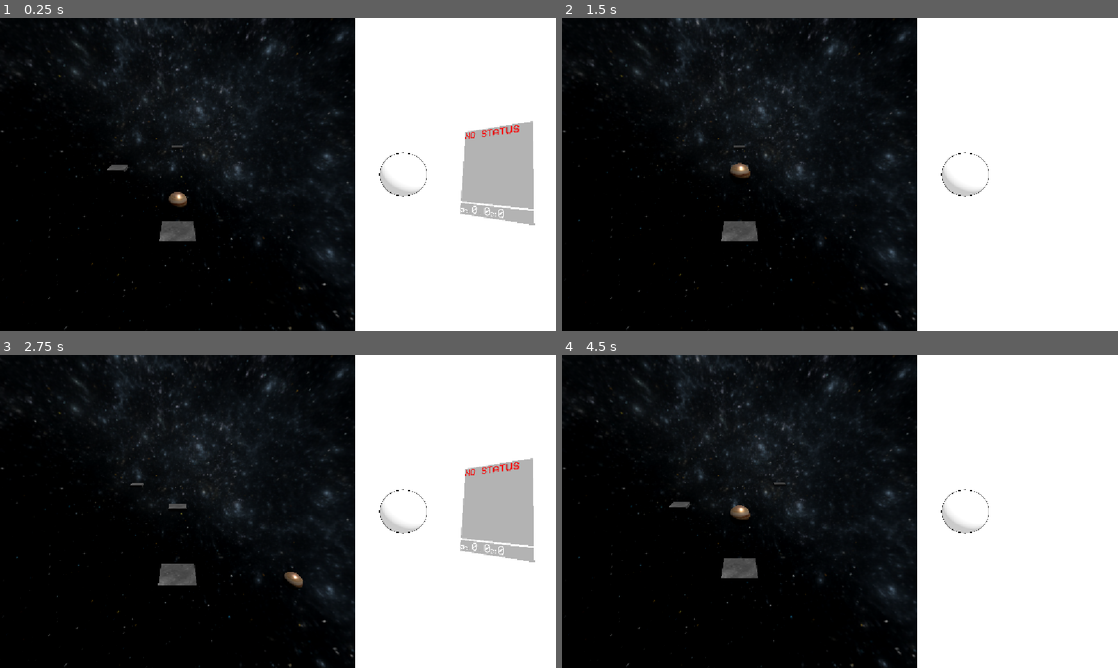
Above: before the commit, frames 1-4 (two rows, left to right).
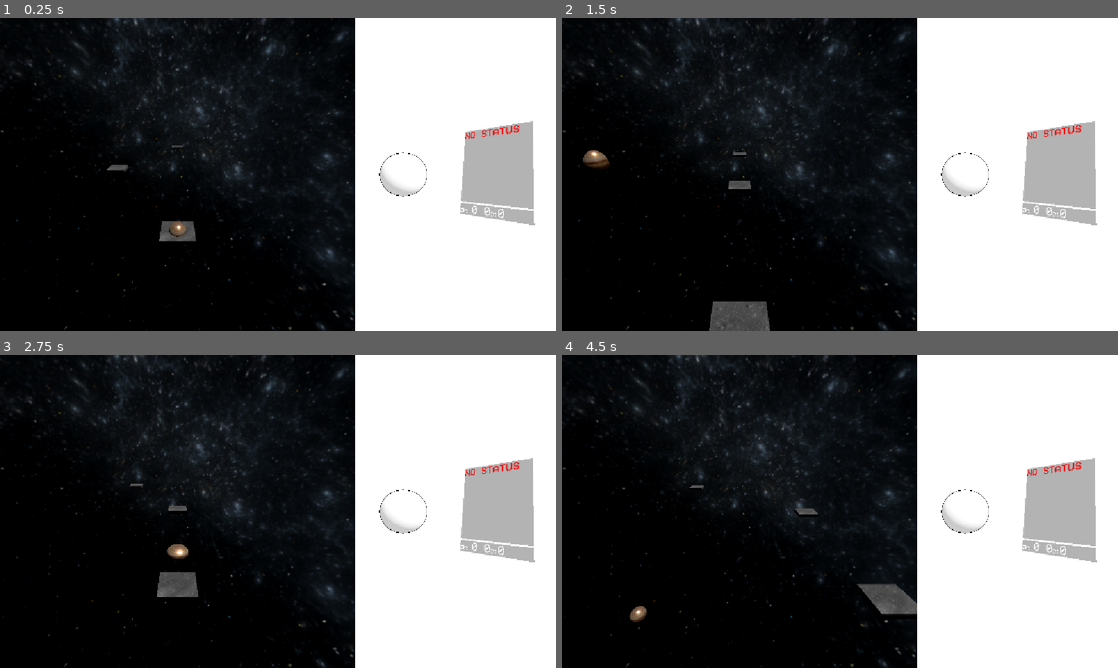
Above: after the commit, the same moments.

Repository: AnCarsenat/DopamineBounce
Game: Godot game, scene res://main_game.tscn
The game is run twice, just before and just after one commit, with the same random seed, the same clock (stepped at 60 frames per second) and the same inputs.
Inputs (mouse positions are in pixels of both pictures, inside the frame that each line leads up to):
- Up to frame 1 (0.25 s): no input
- Up to frame 2 (1.5 s): move the mouse to (962, 158) at 0.52 s; hold Right (move_right) 0.53-1.28 s; click (962, 158) at 0.67 s; tap Space (jump) at 0.77 s; move the mouse to (728, 190) at 1.27 s; hold Left (move_left) from 1.28 s (still down); click (728, 190) at 1.42 s
- Up to frame 3 (2.75 s): tap Space (jump) at 1.52 s; move the mouse to (333, 442) at 2.02 s; release Left (move_left) at 2.03 s; hold Right (move_right) from 2.03 s (still down); click (333, 442) at 2.17 s
- Up to frame 4 (4.5 s): move the mouse to (812, 574) at 2.77 s; click (812, 574) at 2.92 s; tap Space (jump) at 3.02, 3.77 s; move the mouse to (1006, 558) at 3.52 s; release Right (move_right) at 3.53 s; hold Left (move_left) from 3.53 s (still down); click (1006, 558) at 3.67 s; move the mouse to (673, 464) at 4.27 s; click (673, 464) at 4.42 s

The runs differ from the first frame. In frame 1, 0.2% of the frame differs, in the area x 30-34%, y 55-70%; in frame 2, 5.5%, in the area x 3-97%, y 32-100%; in frame 3, 0.8%; in frame 4, 5.2%.

Commit message:
EEEEEEE

Diff:
--- /dev/null
+++ b/dopamine-bouce/annoying_ball_that_bounces.gd
@@ -0,0 +1,19 @@
+extends Node3D
+
+@onready var bounceTimer = $BounceTimer
+
+@onready var ball = $Ball
+# Called when the node enters the scene tree for the first time.
+func _ready() -> void:
+	pass # Replace with function body.
+	bounceTimer.timeout.connect(apply_rand_impulse)
+
+# Called every frame. 'delta' is the elapsed time since the previous frame.
+func _process(delta: float) -> void:
+	pass
+
+func apply_rand_impulse()->void:
+	var impulseVec = Vector3(randf_range(0.,20),randf_range(0.,20),randf_range(0.,20))
+	print("applied")
+	print(impulseVec)
+	ball.apply_impulse(impulseVec)
--- /dev/null
+++ b/dopamine-bouce/annoying_ball_that_bounces.tscn
@@ -0,0 +1,87 @@
+[gd_scene format=3 uid="uid://jrda06upwqix"]
+
+[ext_resource type="Script" uid="uid://bsetdlggsu0fy" path="res://annoying_ball_that_bounces.gd" id="1_jqvsi"]
+[ext_resource type="Shader" uid="uid://nmjys4mjagdx" path="res://clicker_game_edge_shader.gdshader" id="2_5wwyc"]
+
+[sub_resource type="SphereShape3D" id="SphereShape3D_jxcdy"]
+radius = 3.0
+
+[sub_resource type="ShaderMaterial" id="ShaderMaterial_5wwyc"]
+render_priority = 0
+shader = ExtResource("2_5wwyc")
+shader_parameter/edge_color = Color(0, 0, 0, 1)
+shader_parameter/threshold = 0.0
+shader_parameter/blend = 0.01
+shader_parameter/enable_depth_pass = true
+shader_parameter/threshold_depth = 0.0
+shader_parameter/blend_depth = 0.01
+shader_parameter/distance_fade_length = 50.0
+shader_parameter/distance_fade_blend = 20.0
+
+[sub_resource type="StandardMaterial3D" id="StandardMaterial3D_wxra2"]
+next_pass = SubResource("ShaderMaterial_5wwyc")
+
+[sub_resource type="SphereMesh" id="SphereMesh_jxcdy"]
+material = SubResource("StandardMaterial3D_wxra2")
+radius = 3.0
+height = 6.0
+
+[sub_resource type="WorldBoundaryShape3D" id="WorldBoundaryShape3D_5wwyc"]
+
+[node name="AnnoyingBallThatBounces" type="Node3D" unique_id=917845389]
+script = ExtResource("1_jqvsi")
+
+[node name="DirectionalLight3D" type="DirectionalLight3D" parent="." unique_id=1145289202]
+transform = Transform3D(0.97141725, -0.16808131, 0.16762203, 0.060343966, 0.85779583, 0.51043576, -0.2295802, -0.48573115, 0.8434205, 0.7506418, 12.046057, 10.830569)
+
+[node name="Ball" type="RigidBody3D" parent="." unique_id=153181341]
+transform = Transform3D(1, 0, 0, 0, 1, 0, 0, 0, 1, -19.707571, 2, 0)
+mass = 0.115
+
+[node name="CollisionShape3D" type="CollisionShape3D" parent="Ball" unique_id=637921651]
+shape = SubResource("SphereShape3D_jxcdy")
+debug_color = Color(0.8921234, 0, 0.19360057, 0.41960785)
+
+[node name="visibleShape3D" type="MeshInstance3D" parent="Ball" unique_id=1160983758]
+mesh = SubResource("SphereMesh_jxcdy")
+
+[node name="GroundCol" type="StaticBody3D" parent="." unique_id=216231350]
+transform = Transform3D(1, 0, 0, 0, 1, 0, 0, 0, 1, -0.5, -0.4995, 0)
+
+[node name="CollisionShape3D" type="CollisionShape3D" parent="GroundCol" unique_id=1034275518]
+transform = Transform3D(5.09, 0, 0, 0, 5.09, 0, 0, 0, 5.09, 0, -8, 0)
+shape = SubResource("WorldBoundaryShape3D_5wwyc")
+debug_color = Color(1, 0.5372549, 0.6745098, 1)
+
+[node name="CollisionShape3D6" type="CollisionShape3D" parent="GroundCol" unique_id=1536911516]
+transform = Transform3D(-5.325, -8.040526e-07, 0, 8.040526e-07, -5.325, 0, 0, 0, 5.325, 0, 9, 0)
+shape = SubResource("WorldBoundaryShape3D_5wwyc")
+debug_color = Color(1, 0.5372549, 0.6745098, 1)
+
+[node name="CollisionShape3D2" type="CollisionShape3D" parent="GroundCol" unique_id=776123347]
+transform = Transform3D(-1.6828884e-07, 3.85, 0, -3.85, -1.6828884e-07, 0, 0, 0, 3.85, -26.221428, 0, 0)
+shape = SubResource("WorldBoundaryShape3D_5wwyc")
+debug_color = Color(1, 0.5372549, 0.6745098, 1)
+
+[node name="CollisionShape3D7" type="CollisionShape3D" parent="GroundCol" unique_id=1489095437]
+transform = Transform3D(1.4883727e-07, -3.405, -5.141407e-07, -3.405, -1.4883727e-07, 0, -2.2473803e-14, 5.141407e-07, -3.405, 28.281864, 0, 0)
+shape = SubResource("WorldBoundaryShape3D_5wwyc")
+debug_color = Color(1, 0.5372549, 0.6745098, 1)
+
+[node name="CollisionShape3D4" type="CollisionShape3D" parent="GroundCol" unique_id=2067804062]
+transform = Transform3D(-1.3332479e-14, 3.0501153e-07, -4.04, -4.04, -1.7659401e-07, 1.7110065e-21, -1.7659401e-07, 4.04, 3.0501153e-07, 0, 0, -9)
+shape = SubResource("WorldBoundaryShape3D_5wwyc")
+debug_color = Color(1, 0.5372549, 0.6745098, 1)
+
+[node name="CollisionShape3D5" type="CollisionShape3D" parent="GroundCol" unique_id=1454421739]
+transform = Transform3D(3.1049697e-14, -7.1033423e-07, 4.36, -4.36, -1.9058166e-07, 0, 1.9058166e-07, -4.36, -7.1033423e-07, 0, 0, 9)
+shape = SubResource("WorldBoundaryShape3D_5wwyc")
+debug_color = Color(1, 0.5372549, 0.6745098, 1)
+
+[node name="Camera3D" type="Camera3D" parent="." unique_id=665252520]
+transform = Transform3D(1, 0, 0, 0, 1, 0, 0, 0, 1, 0, -1, 52)
+fov = 16.0
+
+[node name="BounceTimer" type="Timer" parent="." unique_id=966643541]
+wait_time = 4.0
+autostart = true
--- a/dopamine-bouce/clicker_game.tscn
+++ b/dopamine-bouce/clicker_game.tscn
@@ -3,18 +3,9 @@
 [ext_resource type="Script" uid="uid://0bmx323epuih" path="res://clicker_game.gd" id="1_2gcxp"]
 [ext_resource type="Shader" uid="uid://nmjys4mjagdx" path="res://clicker_game_edge_shader.gdshader" id="1_l1c2j"]
 [ext_resource type="Script" uid="uid://d1vd1ixmojic" path="res://camera_shake.gd" id="2_shake"]
+[ext_resource type="PackedScene" uid="uid://crvf82k6jh6en" path="res://world_environment.tscn" id="3_kcwbx"]
 [ext_resource type="FontFile" uid="uid://d22dvwe7o7jk" path="res://assets/VCR_OSD_MONO_1.001.ttf" id="4_3ob8g"]
 [ext_resource type="Script" uid="uid://eus218lrjveg" path="res://infohud_control.gd" id="5_yqv28"]
-
-[sub_resource type="Environment" id="Environment_jxcdy"]
-background_mode = 1
-background_color = Color(0.58103293, 0.581033, 0.58103275, 1)
-background_energy_multiplier = 2.0
-
-[sub_resource type="CameraAttributesPractical" id="CameraAttributesPractical_7fbwm"]
-
-[sub_resource type="Compositor" id="Compositor_2vgao"]
-compositor_effects = Array[CompositorEffect]([null])
 
 [sub_resource type="ShaderMaterial" id="ShaderMaterial_q14dx"]
 render_priority = 0
@@ -49,13 +40,7 @@
 [node name="CameraShake" type="Node" parent="Camera3D" unique_id=1048399468]
 script = ExtResource("2_shake")
 
-[node name="WorldEnvironment" type="WorldEnvironment" parent="." unique_id=158743390]
-environment = SubResource("Environment_jxcdy")
-camera_attributes = SubResource("CameraAttributesPractical_7fbwm")
-compositor = SubResource("Compositor_2vgao")
-
-[node name="DirectionalLight3D" type="DirectionalLight3D" parent="WorldEnvironment" unique_id=1304178671]
-transform = Transform3D(0.6261737, -0.46137038, 0.6285252, -0.10488581, 0.7489557, 0.6542661, -0.77259666, -0.47560763, 0.4205851, 0, 0, 0)
+[node name="WorldEnvironment" parent="." unique_id=119990254 instance=ExtResource("3_kcwbx")]
 
 [node name="MainBall" type="MeshInstance3D" parent="." unique_id=980756025]
 transform = Transform3D(1, 0, 0, 0, 1, 0, 0, 0, 1, -0.99387515, 0, 3.0931175)
--- a/dopamine-bouce/game_speed.gd
+++ b/dopamine-bouce/game_speed.gd
@@ -5,7 +5,7 @@
 ## multiplier is derived from it so one platform passes every beat. The music
 ## track whose BPM is closest plays, pitch-shifted to match the exact BPM.
 
-@export var start_bpm: float = 70.0
+@export var start_bpm: float = 105 #70.0
 @export var max_bpm: float = 105.0
 ## Seconds of play to go from start_bpm to max_bpm.
 @export var ramp_time: float = 90.0
@@ -16,8 +16,8 @@
 
 ## BPM -> track. Each track must start on a beat.
 var tracks := {
-	85.0: preload("res://assets/music/GameJam85.mp3"),
-	105.0: preload("res://assets/music/GameJam105.mp3"),
+	80.0: preload("res://assets/music/GameJam85.mp3"),
+	90.0: preload("res://assets/music/GameJam105.mp3"),
 }
 
 ## Seconds between platforms at multiplier 1. Set by the ball from its bounce physics.
@@ -36,6 +36,7 @@
 	for stream in tracks.values():
 		stream.loop = true
 	reset()
+
 
 
 ## Back to the start speed and silence. Called when the run (re)starts.
--- a/dopamine-bouce/main_game.tscn
+++ b/dopamine-bouce/main_game.tscn
@@ -3,6 +3,9 @@
 [ext_resource type="PackedScene" uid="uid://decu3cs0s0lst" path="res://clicker_game.tscn" id="1_1oj5k"]
 [ext_resource type="Script" uid="uid://thjv7iqbgftp" path="res://main_game.gd" id="1_ykeeq"]
 [ext_resource type="PackedScene" uid="uid://bctbs3vvobpj4" path="res://bounce_game.tscn" id="1_yx7mw"]
+[ext_resource type="PackedScene" uid="uid://jrda06upwqix" path="res://annoying_ball_that_bounces.tscn" id="4_6bm6p"]
+
+[sub_resource type="World3D" id="World3D_5wwyc"]
 
 [node name="MainGame" type="Control" unique_id=1541443667]
 layout_mode = 3
@@ -66,3 +69,20 @@
 [node name="JeuClicker" parent="HSplitContainer/ClickerContainer/SubViewport" unique_id=550232895 instance=ExtResource("1_1oj5k")]
 
 [node name="AudioStreamPlayer" type="AudioStreamPlayer" parent="." unique_id=1025139161]
+
+[node name="SubViewportContainer" type="SubViewportContainer" parent="." unique_id=279799736]
+layout_mode = 0
+offset_right = 1148.0
+offset_bottom = 647.0
+mouse_filter = 2
+stretch = true
+
+[node name="SubViewport" type="SubViewport" parent="SubViewportContainer" unique_id=1646936435]
+world_3d = SubResource("World3D_5wwyc")
+transparent_bg = true
+handle_input_locally = false
+gui_disable_input = true
+size = Vector2i(1148, 647)
+render_target_update_mode = 4
+
+[node name="AnnoyingBallThatBounces" parent="SubViewportContainer/SubViewport" unique_id=917845389 instance=ExtResource("4_6bm6p")]
--- a/dopamine-bouce/project.godot
+++ b/dopamine-bouce/project.godot
@@ -30,12 +30,14 @@
 "deadzone": 0.2,
 "events": [Object(InputEventKey,"resource_local_to_scene":false,"resource_name":"","device":-1,"window_id":0,"alt_press …(195 unchanged characters)…
 , Object(InputEventKey,"resource_local_to_scene":false,"resource_name":"","device":-1,"window_id":0,"alt_pressed":false …(183 unchanged characters)…
+, Object(InputEventMouseButton,"resource_local_to_scene":false,"resource_name":"","device":-1,"window_id":0,"alt_pressed":false,"shift_pressed":false,"ctrl_pressed":false,"meta_pressed":false,"button_mask":0,"position":Vector2(190, 7),"global_position":Vector2(199, 55),"factor":1.0,"button_index":9,"canceled":false,"pressed":true,"double_click":false,"script":null)
 ]
 }
 move_right={
 "deadzone": 0.2,
 "events": [Object(InputEventKey,"resource_local_to_scene":false,"resource_name":"","device":-1,"window_id":0,"alt_press …(195 unchanged characters)…
 , Object(InputEventKey,"resource_local_to_scene":false,"resource_name":"","device":-1,"window_id":0,"alt_pressed":false …(183 unchanged characters)…
+, Object(InputEventMouseButton,"resource_local_to_scene":false,"resource_name":"","device":-1,"window_id":0,"alt_pressed":false,"shift_pressed":false,"ctrl_pressed":false,"meta_pressed":false,"button_mask":0,"position":Vector2(151, 13),"global_position":Vector2(160, 61),"factor":1.0,"button_index":8,"canceled":false,"pressed":true,"double_click":false,"script":null)
 ]
 }
 jump={
--- /dev/null
+++ b/dopamine-bouce/world_environment.tscn
@@ -0,0 +1,19 @@
+[gd_scene format=3 uid="uid://crvf82k6jh6en"]
+
+[sub_resource type="Environment" id="Environment_jxcdy"]
+background_mode = 1
+background_color = Color(0.58103293, 0.581033, 0.58103275, 1)
+background_energy_multiplier = 2.0
+
+[sub_resource type="CameraAttributesPractical" id="CameraAttributesPractical_7fbwm"]
+
+[sub_resource type="Compositor" id="Compositor_2vgao"]
+compositor_effects = Array[CompositorEffect]([null])
+
+[node name="WorldEnvironment" type="WorldEnvironment" unique_id=119990254]
+environment = SubResource("Environment_jxcdy")
+camera_attributes = SubResource("CameraAttributesPractical_7fbwm")
+compositor = SubResource("Compositor_2vgao")
+
+[node name="DirectionalLight3D" type="DirectionalLight3D" parent="." unique_id=272254900]
+transform = Transform3D(0.6261737, -0.46137038, 0.6285252, -0.10488581, 0.7489557, 0.6542661, -0.77259666, -0.47560763, 0.4205851, 0, 0, 0)
Not shown, added: dopamine-bouce/annoying_ball_that_bounces.gd.uid
Not shown, changed: dopamine-bouce/assets/music/GameJam105.mp3
Not shown, changed: dopamine-bouce/assets/music/GameJam105.wav
